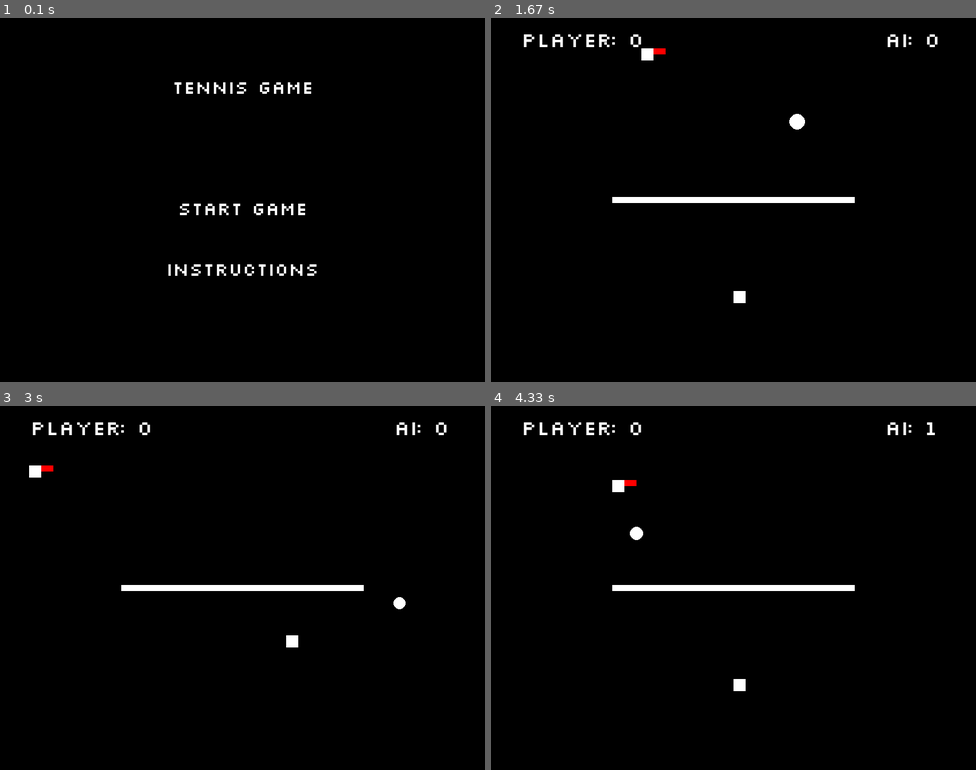
Above: before the commit, frames 1-4 (two rows, left to right).
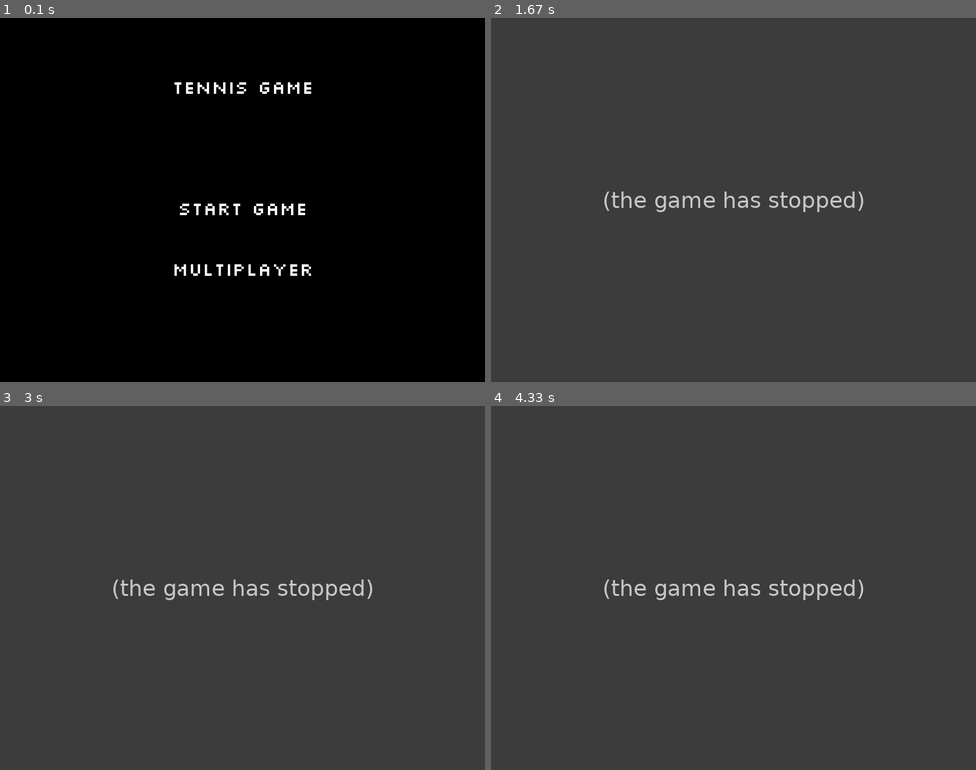
Above: after the commit, the same moments.

Repository: nickbarrie/pygame-tennis
Game: pygame game, started from game.py
Same seed, same stepped clock (60 frames per second), same inputs: the game is played once before the commit and once after it.
Inputs:
- Up to frame 1 (0.1 s): no input
- Up to frame 2 (1.67 s): click "Start Game" at 0.38 s; tap Space at 0.67, 1.07, 1.37, 1.63 s; hold R 1-1.53 s; hold A 1-1.53 s; hold A from 1.57 s (still down)
- Up to frame 3 (3 s): tap Space at 1.93, 2.2, 2.53, 2.83, 2.97 s; release A at 2.1 s; hold S 2.13-2.43 s; hold A 2.47-2.87 s; hold W from 2.9 s (still down)
- Up to frame 4 (4.33 s): release W at 3.27 s; hold D 3.3-3.93 s; tap Space at 3.37, 3.67, 4.03 s; hold S from 3.97 s (still down)

The runs differ from the first frame. In frame 1, 0.5% of the frame differs, in the area x 34-66%, y 67-71%; in frame 2, 100%; in frame 3, 100%; in frame 4, 100%, in the area x 0-100%, y 0-100%.
Error after the commit: AttributeError: 'NoneType' object has no attribute 'serving' (game.py line 164); the game stopped at 0.38 s (later frames are placeholders)

Commit message:
added networked game

Diff:
--- a/ball.py
+++ b/ball.py
@@ -18,6 +18,7 @@
         self.last_hit_time = 0
         self.hit_cooldown = 500
         self.bounce_count = 0
+        self.in_play = False
 
     def check_net_collision(self, net):
         if self.z <= net.height:
@@ -28,9 +29,12 @@
                 self.speed_y *= -0.2
                 self.speed_z *= -0.2  # Simulate a bounce upward if needed
                 self.z = net.height + 1
+                return True
+        return False
 
     def serve(self, speed_x, speed_y, speed_z, player_x, player_y):
         if not self.served:
+            print("Ball served")
             self.x = player_x
             self.y = player_y
             self.z = 1
@@ -102,3 +106,5 @@
         self.speed_y = 0
         self.speed_z = 0
         self.served = False  # Ready for the next serve
+        self.bounce_count = 0
+        self.in_play = False
--- a/game.py
+++ b/game.py
@@ -1,3 +1,5 @@
+import socket
+import pickle
 import pygame
 import sys
 from random import Random
@@ -7,43 +9,39 @@
 from net import Net
 from settings import *
 from menu import Menu
-from instructions import Instructions
-
 
 class Game:
-    def __init__(self, screen):
-        self.game_state = "MENU"  # Start the game in the menu state
-
-        self.ball_radius = 5
-        self.ball_x = WINDOW_WIDTH // 2
-        self.ball_y = WINDOW_HEIGHT // 2
-        self.ball_z = 1
-        self.ball_speed_x = 4
-        self.ball_speed_y = 4
-        self.ball_speed_z = 0
-
-        self.net_width = WINDOW_WIDTH //2
+    def __init__(self, screen, ball_x ,ball_y, ball_z, ball_radius):
+
+
+
+        self.net_width = WINDOW_WIDTH // 2
         self.net_height = 10  # Half of the window height
 
         # Main game loop
         self.clock = pygame.time.Clock()
 
-        self.player = Player(WINDOW_WIDTH // 2 , 50, 4, 1)
-
-        self.ai_player = AIPlayer(WINDOW_WIDTH // 2, WINDOW_HEIGHT -100 // 2, 4, -1)
-
-        self.ball = Ball(self.ball_x, self.ball_y, self.ball_z, self.ball_radius)
+        self.player = Player(WINDOW_WIDTH // 2, 50, 4, 1)
+
+        self.ai_player = AIPlayer(WINDOW_WIDTH // 2, WINDOW_HEIGHT - 100 // 2, 4, -1)
+
+        self.ball = Ball(ball_x ,ball_y, ball_z, ball_radius)
 
         self.power_bar = PowerBar(50, 50, 20, 150, 0, 100)
 
         self.net = Net(self.net_width, self.net_height)
-
-        self.serving = True
 
         self.font = pygame.font.Font('silkscreen.ttf', 36)
         self.screen = screen
 
+        self.local_player = None  # Initialize local player
+        self.remote_player = None  # Initialize remote player
+
         pygame.display.set_caption('Top-Down Tennis Game')
+
+        # Network setup
+        self.client = None
+        self.player_id = 0  # Player's ID (0 or 1 for multiplayer)
 
     def set_state(self, new_state):
         self.game_state = new_state
@@ -75,62 +73,120 @@
                 self.player.score += 1
             self.ball.reset_ball()
 
-    def handle_menu_events(self):
-            for event in pygame.event.get():
-                if event.type == pygame.QUIT:
-                    pygame.quit()
-                    sys.exit()
-                elif event.type == pygame.MOUSEBUTTONDOWN:
-                    # Add logic to switch game state when user clicks "Start Game" button
-                    self.set_state("GAME")
+    def connect_to_server(self):
+        """ Connect to the multiplayer server """
+        self.client = socket.socket(socket.AF_INET, socket.SOCK_STREAM)
+        self.client.connect(('localhost', 5555))  # Connect to the server
+        self.player_id = pickle.loads(self.client.recv(2048))  # Receive player ID from the server
+        print(f"Connected to the server as player {self.player_id}")
+
+        if self.player_id == 0:
+            self.local_player = self.player  # Player 1
+            self.remote_player = self.ai_player  # Player 2 (opponent)
+        else:
+            self.local_player = self.ai_player  # Player 2
+            self.remote_player = self.player  # Player 1 (opponent)
+
+    def send_player_data(self):
+        """ Send player data to the server """
+        player_data = {
+            'x': self.local_player.x,
+            'y': self.local_player.y,
+            'swinging': self.local_player.swinging,  # Include whether the player is swinging
+            'speed_x': self.ball.speed_x,            # Include the speed of the ball when swinging
+            'speed_y': self.ball.speed_y,
+            'speed_z': self.ball.speed_z,
+        }
+        # Send player data to the server
+        self.client.sendall(pickle.dumps(player_data))
+
+
+
+    def receive_game_state(self):
+        """ Receive the updated game state from the server """
+        data = b""
+        while True:
+            part = self.client.recv(2048)
+            data += part
+            if len(part) < 2048:
+                break  # Break if the last packet is smaller than the buffer size
+        try:
+            return pickle.loads(data)
+        except Exception as e:
+            print(f"Error receiving game state: {e}")
+            return None
+
+    def update_game_multiplayer(self):
+        """ Update the game state in multiplayer mode """
+        # Send player data to the server
+        self.send_player_data()
+
+        # Receive updated game state from the server
+        game_state = self.receive_game_state()
+
+        if game_state:
+            # Update the remote player's position and swing state from the game state
+            opponent_id = 1 if self.player_id == 0 else 0
+            self.remote_player.x = game_state['players'][opponent_id]['x']
+            self.remote_player.y = game_state['players'][opponent_id]['y']
+            self.remote_player.swinging = game_state['players'][opponent_id]['swinging']
+            self.remote_player.score = game_state['players'][opponent_id]['score']
+            self.remote_player.serving = game_state['players'][opponent_id]['serving']
+
+            # Update local player score
+            self.local_player.score = game_state['players'][self.player_id]['score']
+            self.local_player.serving = game_state['players'][self.player_id]['serving']
+
+            # Update ball position
+            self.ball.x = game_state['ball']['x']
+            self.ball.y = game_state['ball']['y']
+            self.ball.z = game_state['ball']['z']
+            self.ball.served = game_state['ball']['served']
+
+            self.check_point()
 
     def handle_game_events(self):
-
         keys = pygame.key.get_pressed()
         for event in pygame.event.get():
             if event.type == pygame.QUIT:
                 pygame.quit()
                 sys.exit()
             elif event.type == pygame.VIDEORESIZE:
-                        WINDOW_WIDTH, WINDOW_HEIGHT = event.w, event.h
-                        self.screen = pygame.display.set_mode((WINDOW_WIDTH, WINDOW_HEIGHT), pygame.RESIZABLE)
+                WINDOW_WIDTH, WINDOW_HEIGHT = event.w, event.h
+                self.screen = pygame.display.set_mode((WINDOW_WIDTH, WINDOW_HEIGHT), pygame.RESIZABLE)
             elif event.type == pygame.KEYDOWN:
                 if event.key == pygame.K_SPACE:
-                    if not self.ball.served and not self.serving:
-                        self.serving = True
-                    elif self.ball.served:
-                        self.player.start_swing()
-
-                elif event.key == pygame.K_r:
-                    self.ball.served = False
-                    self.serving = True
+                   if self.ball.served:
+                        self.local_player.start_swing()
                 if event.key == pygame.K_ESCAPE:
                     self.set_state("MENU")
-        if self.serving:
-                self.power_bar.update()
-                if keys[pygame.K_SPACE]:  # Serve when pressing space again
-                    if self.power_bar.is_in_ideal_range():
-                        serve_speed_y = self.player.swing_speed_y * self.player.serve_speed_multiplier * self.player.side
-                        serve_speed_x = self.player.swing_speed_x
-                        serve_speed_z = self.player.swing_speed_z
-                    else:
-                        serve_speed_y = self.player.swing_speed_y * self.player.side
-                        serve_speed_x = self.player.swing_speed_x * self.player.serve_speed_multiplier
-                        serve_speed_z = self.player.swing_speed_z
-
-                    self.ball.serve(serve_speed_x, serve_speed_y, serve_speed_z, self.player.x, self.player.y)
-                    self.serving = False  # Stop the serving process
-
-
-
-        self.player.move(keys)
-        self.player.update_swing()
+
+        if self.local_player.serving:
+            self.power_bar.update()
+            if keys[pygame.K_SPACE]:  # Serve when pressing space again
+                self.local_player.start_swing()
+                if self.power_bar.is_in_ideal_range():
+                    serve_speed_y = self.local_player.swing_speed_y * self.local_player.serve_speed_multiplier * self.local_player.side
+                    serve_speed_x = self.local_player.swing_speed_x
+                    serve_speed_z = self.local_player.swing_speed_z
+                else:
+                    serve_speed_y = self.local_player.swing_speed_y * self.local_player.side
+                    serve_speed_x = self.local_player.swing_speed_x * self.local_player.serve_speed_multiplier
+                    serve_speed_z = self.local_player.swing_speed_z
+
+                self.ball.serve(serve_speed_x, serve_speed_y, serve_speed_z, self.local_player.x, self.local_player.y)
+                self.local_player.serving = False  # Stop the serving process
+
+        self.local_player.move(keys)
+        self.local_player.update_swing()
+
 
     def update_game(self):
         self.ai_player.update_ai(self.ball)
         self.ai_player.update_swing()
 
-
+        if self.local_player.serving:
+            self.ball.served = False
 
         # Move the ball
         if self.ball.served:
@@ -142,7 +198,6 @@
             self.ball.speed_x = self.player.swing_speed_x * Random().choice([-1, 1])
             self.ball.speed_z = self.player.swing_speed_z
             self.ball.register_hit()
-
 
         if self.ai_player.is_ball_in_swing_area(self.ball) and self.ball.can_be_hit():
             self.ai_player.start_swing()
@@ -154,7 +209,6 @@
         self.check_point()
 
     def draw_game(self):
-
         # Fill the screen with black
         self.screen.fill(BLACK)
 
@@ -164,7 +218,7 @@
         self.net.draw(self.screen)
         self.draw_scores()
 
-        if not self.ball.served and self.serving:
+        if not self.ball.served and self.local_player.serving:
             self.power_bar.draw(self.screen)
 
         # Update the display
@@ -173,34 +227,43 @@
         # Set the frame rate
         self.clock.tick(60)
 
-# Initialize Pygame
-
-
-
-def game_loop():
+
+
+def game_loop(game_state):
     pygame.init()
     screen = pygame.display.set_mode((WINDOW_WIDTH, WINDOW_HEIGHT), pygame.RESIZABLE)
-    game = Game(screen)
+
+    ball_radius = 5
+    ball_x = WINDOW_WIDTH // 2
+    ball_y = WINDOW_HEIGHT // 2
+    ball_z = 1
+    ball_speed_x = 4
+    ball_speed_y = 4
+    ball_speed_z = 0
+
+    game = Game(screen, ball_x ,ball_y, ball_z, ball_radius)
     menu = Menu(game.screen)
 
+    if game_state == "MULTIPLAYER":
+        game.connect_to_server()  # Add this line
+
     while True:
-        if game.game_state == "MENU":
+        if game_state == "MENU":
             menu.draw()
-            game.handle_menu_events()  # Handle clicks in the menu
-        if game.game_state == "MENU":
-            menu.draw()
-            game.handle_menu_events()  # Handle clicks in the menu
-        elif game.game_state == "GAME":
-            # Your game logic here
+            game_state = menu.handle_menu_events(game_state)
+        elif game_state == "MULTIPLAYER":
+            if not game.local_player:
+                game.connect_to_server()  # Ensure we connect if not already connected
+            game.handle_game_events()
+            game.update_game_multiplayer()
+            game.draw_game()
+        elif game_state == "GAME":
             game.handle_game_events()
             game.update_game()
             game.draw_game()
 
 
 
-
-
-# Ball properties
-
-
-game_loop()
+game_state = "MENU"
+
+game_loop(game_state)
--- a/menu.py
+++ b/menu.py
@@ -18,12 +18,12 @@
         self.screen.blit(start_text, (WINDOW_WIDTH // 2 - start_text.get_width() // 2, 300))
 
         # Draw "Instructions" button
-        instructions_text = self.font.render("Instructions", True, (255, 255, 255))
+        instructions_text = self.font.render("Multiplayer", True, (255, 255, 255))
         self.screen.blit(instructions_text, (WINDOW_WIDTH // 2 - instructions_text.get_width() // 2, 400))
 
         pygame.display.flip()  # Update the screen
 
-    def handle_menu_events(self):
+    def handle_menu_events(self, game_state):
         for event in pygame.event.get():
             if event.type == pygame.QUIT:
                 pygame.quit()
@@ -33,8 +33,11 @@
                 mouse_pos = pygame.mouse.get_pos()
 
                 # Check if "Start Game" button was clicked
-                if 300 < mouse_pos[1] < 350:  # Adjust these coordinates
-                    self.set_state("GAME")  # Change to game state
+                if 300 < mouse_pos[1] < 350:
+                   print("SINGLE Game button clicked")
+                   return "GAME"  # Change to game state
                 # Check if "Instructions" button was clicked
                 elif 400 < mouse_pos[1] < 450:
-                    self.set_state("INSTRUCTIONS")  # Change to instructions state
+                    print("Multiplayer Game button clicked")
+                    return "MULTIPLAYER"  # Change to instructions state
+        return game_state
--- a/player.py
+++ b/player.py
@@ -18,6 +18,7 @@
         self.serve_speed_multiplier = 2
         self.side = side # 1 for top -1 for bottom
         self.score = 0
+        self.serving = False
 
     def move(self, keys):
         if keys[pygame.K_w]:  # Move up
--- /dev/null
+++ b/server.py
@@ -0,0 +1,228 @@
+import socket
+import pickle
+from _thread import start_new_thread
+from settings import WINDOW_WIDTH, WINDOW_HEIGHT
+from player import Player
+from ball import Ball
+from net import Net
+from random import Random
+import sys
+import random
+
+
+class GameServer:
+    def __init__(self):
+        self.player_1 = Player(100, 50, speed=4, side=1)  # Top player
+        self.player_2 = Player(100, 550, speed=4, side=-1)  # Bottom player
+        self.net = Net(WINDOW_WIDTH // 2, 10)  # Net in the middle
+        self.ball = Ball(WINDOW_WIDTH // 2, WINDOW_HEIGHT // 2, 0, radius=10)  # Ball in the center
+        self.clients = []  # Keep track of connected clients
+        self.game_state = {
+            "ball": {"x": self.ball.x, "y": self.ball.y, "z": self.ball.z, "speed_x": self.ball.speed_x, "speed_y": self.ball.speed_y, "served": self.ball.served},
+            "players": [
+                {"x": self.player_1.x, "y": self.player_1.y, "score": 0, "swinging": False, "serving": False},
+                {"x": self.player_2.x, "y": self.player_2.y, "score": 0, "swinging": False, "serving": False}
+            ]
+        }
+
+    def determine_server(self):
+        """ Switch server when the ball is not in play """
+        if not self.ball.in_play:
+            self.ball.in_play = True
+            self.player_1.serving = not self.player_1.serving
+            self.player_2.serving = not self.player_2.serving
+
+
+            if not self.player_1.serving and not self.player_2.serving:
+                current_server = random.choice([1, 2])
+                if current_server == 1:
+                    self.player_1.serving = True
+                    self.player_2.serving = False
+                else:
+                    self.player_1.serving = False
+                    self.player_2.serving = True
+
+            self.game_state['players'][0]['serving'] = self.player_1.serving
+            self.game_state['players'][1]['serving'] = self.player_2.serving
+
+    def check_ball_in_play(self):
+        """ Check if the ball is still in play"""
+            # Out of bounds horizontally (left or right)
+        if self.ball.x < 0 or self.ball.x > WINDOW_WIDTH:
+            self.ball.reset_ball()
+            print("Ball out of bounds")
+            if self.ball.speed_y > 0:  # Ball was moving towards player 2's side
+                self.handle_point_scored(self.player_1)
+            else:  # Ball was moving towards player 1's side
+                self.handle_point_scored(self.player_2)
+
+        # Out of bounds vertically (top or bottom)
+        elif self.ball.y < 0 or self.ball.y > WINDOW_HEIGHT:
+            self.ball.reset_ball()
+            print("Ball out of bounds")
+            if self.ball.y < 0:  # Ball hit out on player 1's side
+                self.handle_point_scored(self.player_2)
+            else:  # Ball hit out on player 2's side
+                self.handle_point_scored(self.player_1)
+
+        # Net collision
+        elif self.ball.check_net_collision(self.net):  # Ball hit the net and did not cross it
+            self.ball.reset_ball()
+            print("Ball hit the net")
+            if self.ball.speed_y < 0:  # ball bounces backwards to player 2's side
+                self.handle_point_scored(self.player_1)
+            else:  # Ball was moving towards player 1's side
+                self.handle_point_scored(self.player_2)
+
+        # Check for multiple bounces
+        elif self.ball.bounce_count > 1:  # If ball bounces more than once
+            self.ball.reset_ball()
+            print("Ball bounced more than once")
+            if self.ball.y > 0:  # Player 1 hit the ball last, so Player 1 wins the point
+                self.handle_point_scored(self.player_1)
+            else:  # Player 2 hit the ball last, so Player 1 wins the point
+                self.handle_point_scored(self.player_1)
+
+        # Ball is still in play
+        else:
+            self.ball.in_play = True
+
+    def handle_point_scored(self, player):
+        """ Handle when a point is scored and decide the next server """
+        player.score += 1  # Increment player score
+        self.determine_server()
+
+    def update_game_state(self):
+        """ Update the game state on the server """
+
+
+        self.determine_server()
+
+        if self.player_1.serving:
+            self.player_2.serving = False
+            self.game_state['players'][1]['serving'] = False
+
+        if self.player_2.serving:
+            self.player_1.serving = False
+            self.game_state['players'][0]['serving'] = False
+
+
+        # Move the ball and check for collisions with the net if the ball is served
+        if self.ball.served:
+            self.ball.move()
+            self.check_ball_in_play()
+
+
+        # Player 1 Swinging Logic
+        if self.player_1.is_ball_in_swing_area(self.ball) and self.ball.can_be_hit() and self.game_state['players'][0]['swinging']:
+            self.ball.speed_y = self.player_1.swing_speed_y * self.player_1.side
+            self.ball.speed_x = self.player_1.swing_speed_x * Random.choice([-1, 1])
+            self.ball.speed_z = self.player_1.swing_speed_z
+            self.ball.register_hit()
+
+        # Player 2 (or AI) Swinging Logic
+        if self.player_2.is_ball_in_swing_area(self.ball) and self.ball.can_be_hit() and self.game_state['players'][1]['swinging']:
+            self.ball.speed_y = self.player_2.swing_speed_y * self.player_2.side
+            self.ball.speed_x = self.player_2.swing_speed_x * Random.choice([-1, 1])
+            self.ball.speed_z = self.player_2.swing_speed_z
+            self.ball.register_hit()
+
+        # Update the ball's position in the game state
+        self.game_state['ball'] = {
+            'x': self.ball.x,
+            'y': self.ball.y,
+            'z': self.ball.z,
+            'speed_x': self.ball.speed_x,
+            'speed_y': self.ball.speed_y,
+            'served': self.ball.served
+        }
+
+        self.game_state['players'][0]['score'] = self.player_1.score
+        self.game_state['players'][1]['score'] = self.player_2.score
+
+        # Send the updated game state to all clients
+        for client in self.clients:
+            client.send(pickle.dumps(self.game_state))
+
+    def handle_player_action(self, player_id, data):
+        """ Handle player actions such as moving and swinging """
+        player = self.player_1 if player_id == 0 else self.player_2
+        # Update player's position based on input
+        player.x = data['x']
+        player.y = data['y']
+
+        if data.get('swinging') and not player.swinging:
+            player.start_swing()
+        player.update_swing()
+
+
+
+        self.game_state['players'][player_id]['x'] = player.x
+        self.game_state['players'][player_id]['y'] = player.y
+        self.game_state['players'][player_id]['swinging'] = data['swinging']
+
+        if  self.game_state['players'][player_id]['serving']:
+            self.ball.x = player.x
+            self.ball.y = player.y
+
+        if data.get('swinging'):
+
+            if not self.ball.served and player.serving:
+                print("Ball served with speed x: %d, y: %d, z: %d" % (data['speed_x'], data['speed_y'], data['speed_z']))
+                self.ball.serve(data['speed_x'], data['speed_y'], data['speed_z'], player.x, player.y)
+                self.game_state['players'][player_id]['serving'] = False
+
+
+
+
+    def threaded_client(self, conn, player_id):
+        conn.send(pickle.dumps(player_id))  # Send player ID first
+        conn.send(pickle.dumps(self.game_state))  # Send initial game state
+
+
+        while True:
+            try:
+                data = pickle.loads(conn.recv(2048))
+                if not data:
+                    break
+
+                # Handle player actions
+                self.handle_player_action(player_id, data)
+
+                # Update the game state after processing actions
+                self.update_game_state()
+
+            except Exception as e:
+                print(f"Error: {e}")
+                break
+
+        print(f"Player {player_id} disconnected")
+        conn.close()
+        self.clients.remove(conn)
+
+def start_server():
+
+    server = socket.socket(socket.AF_INET, socket.SOCK_STREAM)
+    server.bind(('localhost', 5555))  # Bind to localhost on port 5555
+    server.listen(2)  # We only need 2 connections for local multiplayer
+    game_server = GameServer()
+
+    print("Server started! Waiting for connections...")
+    try:
+        while True:
+            conn, addr = server.accept()
+            game_server.clients.append(conn)
+            print(f"Connected to {addr}")
+
+            # Assign a player ID based on the number of clients connected
+            player_id = len(game_server.clients) - 1
+
+            # Start a new thread for the client
+            start_new_thread(game_server.threaded_client, (conn, player_id))
+    except KeyboardInterrupt:
+            print("\nServer is shutting down...")
+            server.close()  # Close the server socket
+            sys.exit(0)  # Exit the program gracefully
+
+if __name__ == "__main__":
+    start_server()
